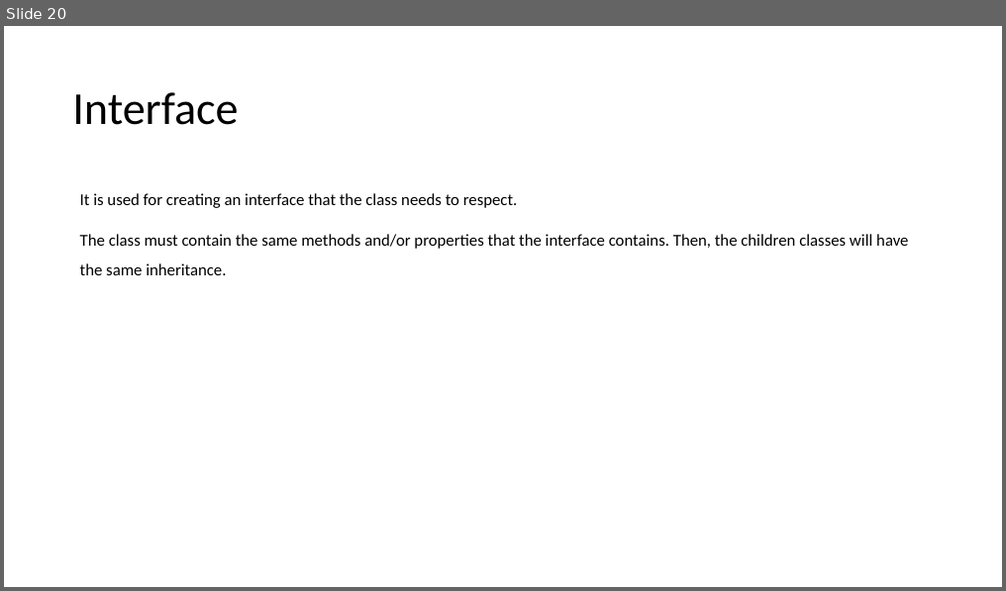
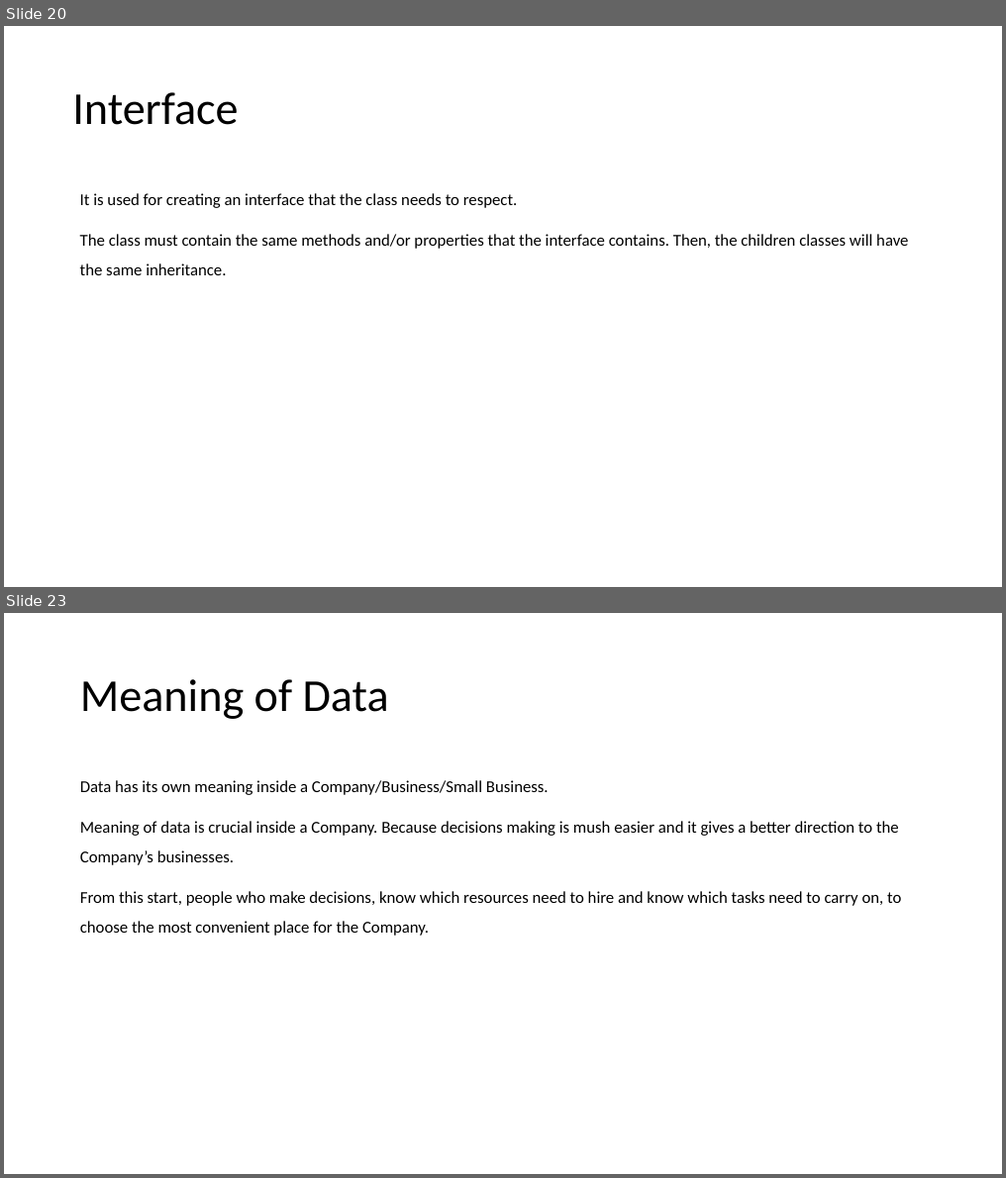
Before and after one commit to abelcondear/course, a slide deck: english/software-engineer.pptx. Shown one above the other, each under a label of ours: slide 20 before the commit, slides 20 and 23 after it; the slides between them are not shown. The pictures are 1006x591 and 1006x1178 pixels, drawn with LibreOffice and Linux fonts; fonts in the diff are those of the drawing. Boxes give left, top, right and bottom in pixels: in the first picture for what was removed or moved away, otherwise in the second. Text is boxed around its words. In the diff, an @@ line names an element or a change of style, - is before the commit and + after.

```diff
--- a/english/software-engineer.pptx
+++ b/english/software-engineer.pptx
@@ slide 23 added at bbox=[4, 613, 1002, 1174], background #FFFFFF @@
@@ title added at bbox=[80, 679, 389, 719], 44 pt, text #000000 @@
+Meaning of Data
@@ text added at bbox=[80, 780, 901, 936], 16 pt, text #000000 @@
+Data has its own meaning inside a Company/Business/Small Business.
+Meaning of data is crucial inside a Company. Because decisions making is mush easier and it gives a better direction to the Company’s businesses.
+From this start, people who make decisions, know which resources need to hire and know which tasks need to carry on, to choose the most convenient place for the Company.
```
Also in this commit, not shown: 22 other slides added, 1 other file.
